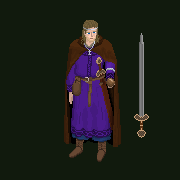
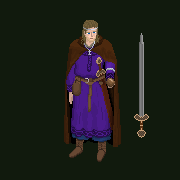
The second 180 x 180 image is a revision of the first. Changes to its layers:
painted on "Background" over [74, 63, 106, 113]
